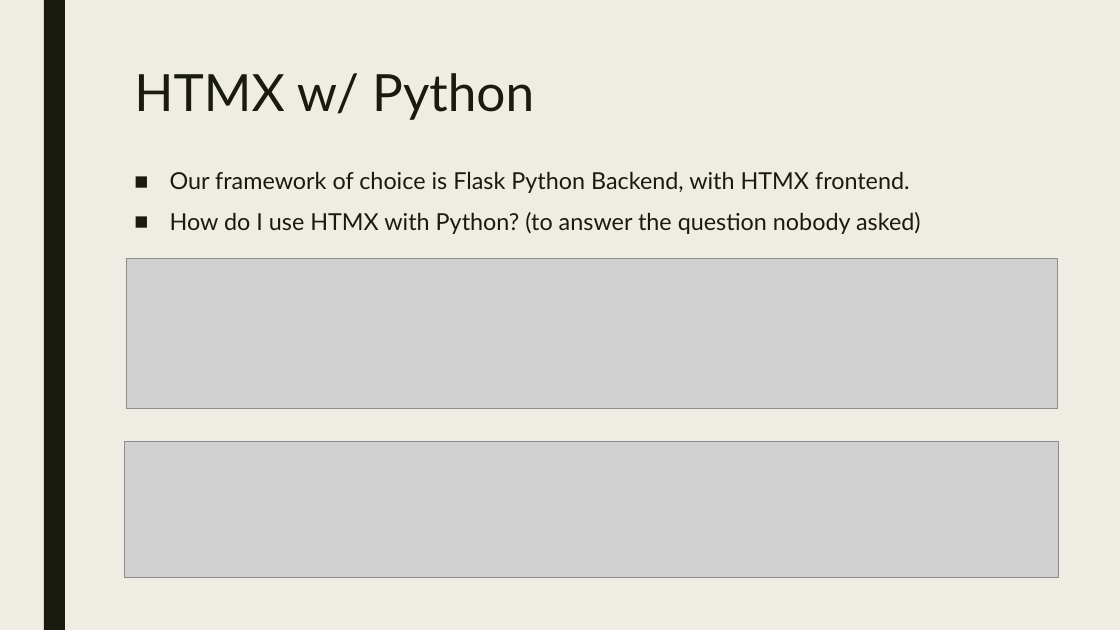
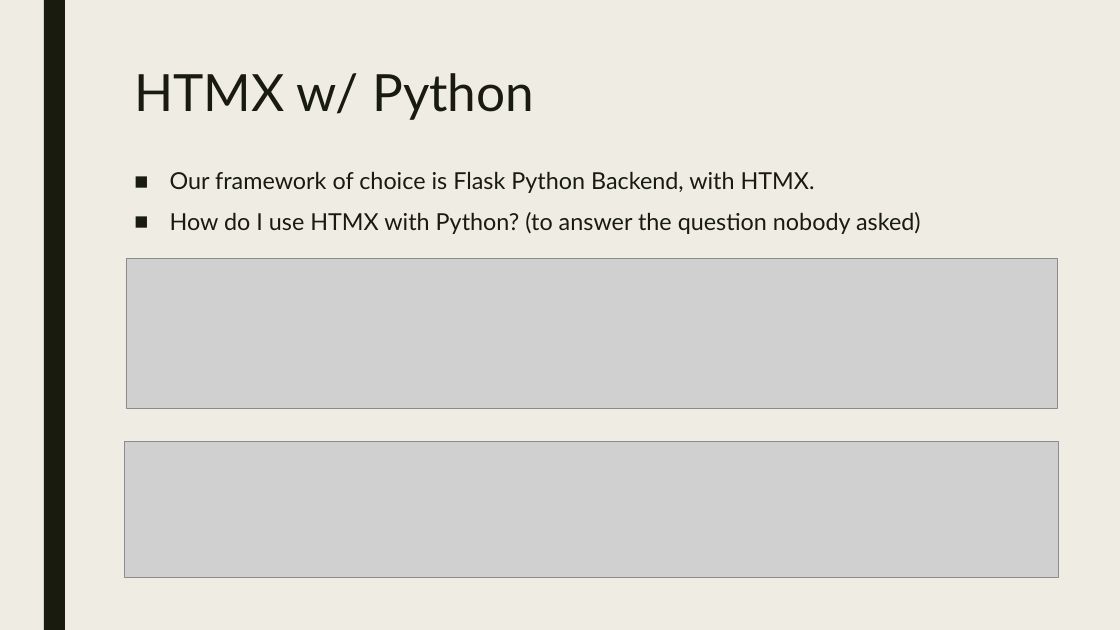
Before and after one commit to jtann5/HTMX, a slide deck: slide 3 of Presentation/HTMX.pptx. Drawn at 1120x630 pixels with LibreOffice and Linux fonts; fonts in the diff are those of the drawing; grey boxes stand for pictures. Boxes give left, top, right and bottom in pixels: in the first picture for what was removed or moved away, otherwise in the second. Text is boxed around its words. In the diff, an @@ line names an element or a change of style, - is before the commit and + after.

```diff
--- a/Presentation/HTMX.pptx
+++ b/Presentation/HTMX.pptx
@@ text at box(170, 171, 815, 193): text changed @@
-■ Our framework of choice is Flask Python Backend, with HTMX frontend.
+■ Our framework of choice is Flask Python Backend, with HTMX.
```
Also in this commit, not shown: 1 slide added, 2 other files.
